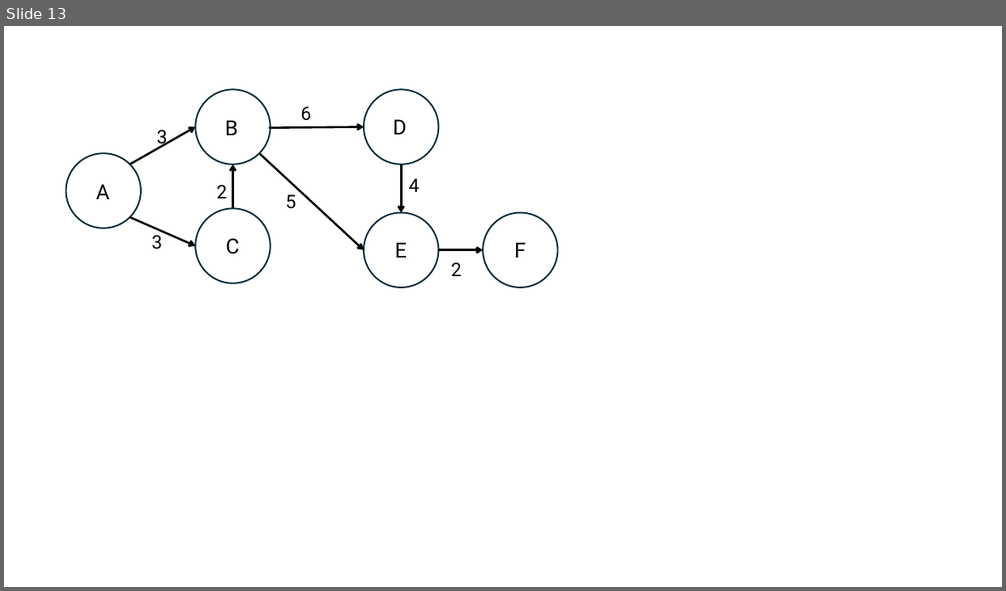
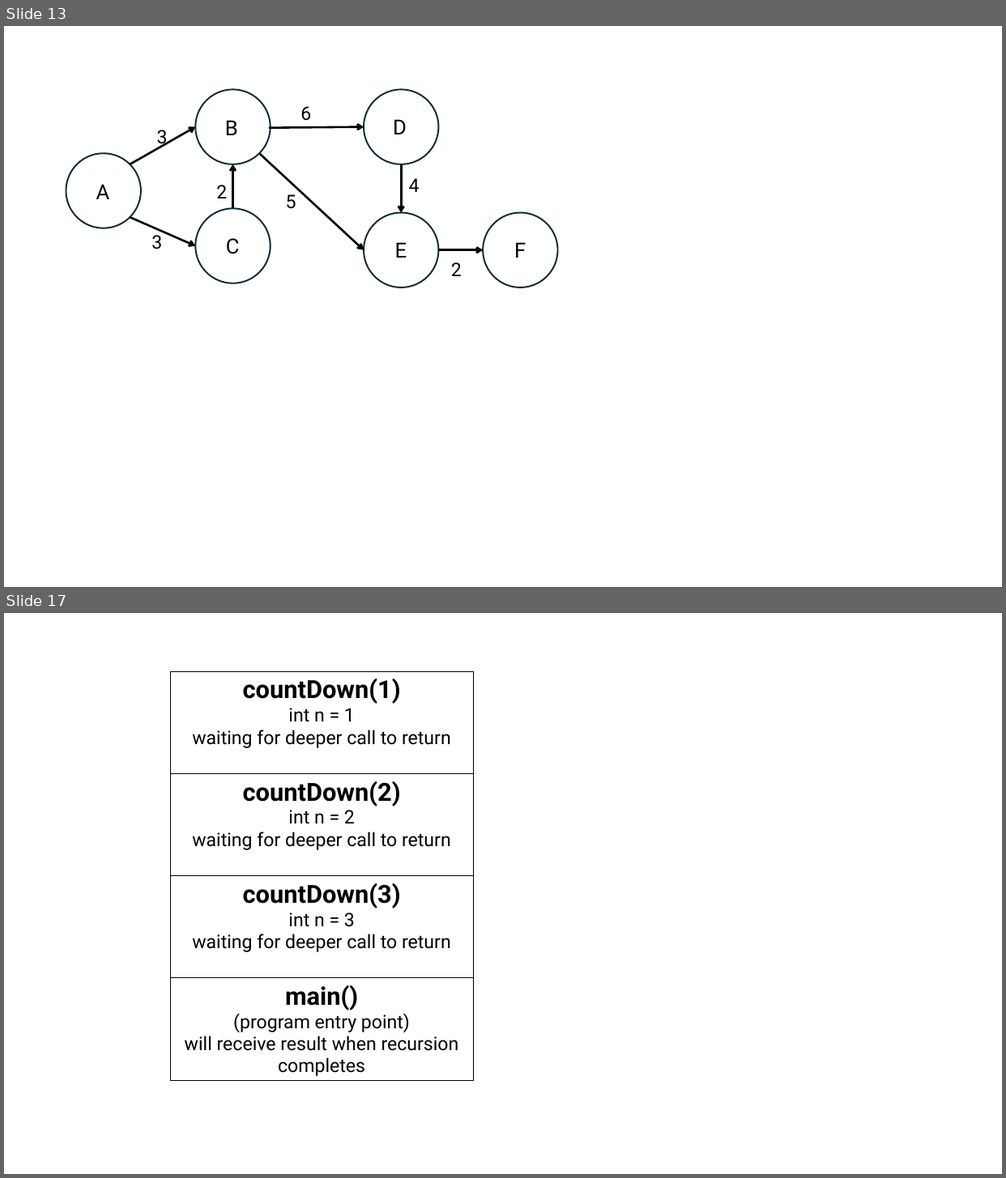
Before and after one commit to lzhang404/lzhang404.github.io, a slide deck: _static/images/concurrency/Presentation1.pptx. Shown one above the other, each under a label of ours: slide 13 before the commit, slides 13 and 17 after it; the slides between them are not shown. The pictures are 1006x591 and 1006x1178 pixels, drawn with LibreOffice and Linux fonts; fonts in the diff are those of the drawing. Boxes give left, top, right and bottom in pixels: in the first picture for what was removed or moved away, otherwise in the second. Text is boxed around its words. In the diff, an @@ line names an element or a change of style, - is before the commit and + after.

```diff
--- a/_static/images/concurrency/Presentation1.pptx
+++ b/_static/images/concurrency/Presentation1.pptx
@@ slide 17 added at bbox=[4, 613, 1002, 1174], background #FFFFFF @@
@@ table added at bbox=[170, 672, 473, 1083], 4 rows, 1 columns @@
+countDown(1) / int n = 1 / waiting for deeper call to return
+countDown(2) / int n = 2 / waiting for deeper call to return
+countDown(3) / int n = 3 / waiting for deeper call to return
+main() / (program entry point) / will receive result when recursion completes
```
Also in this commit, not shown: 6 other slides added, 58 other files.
